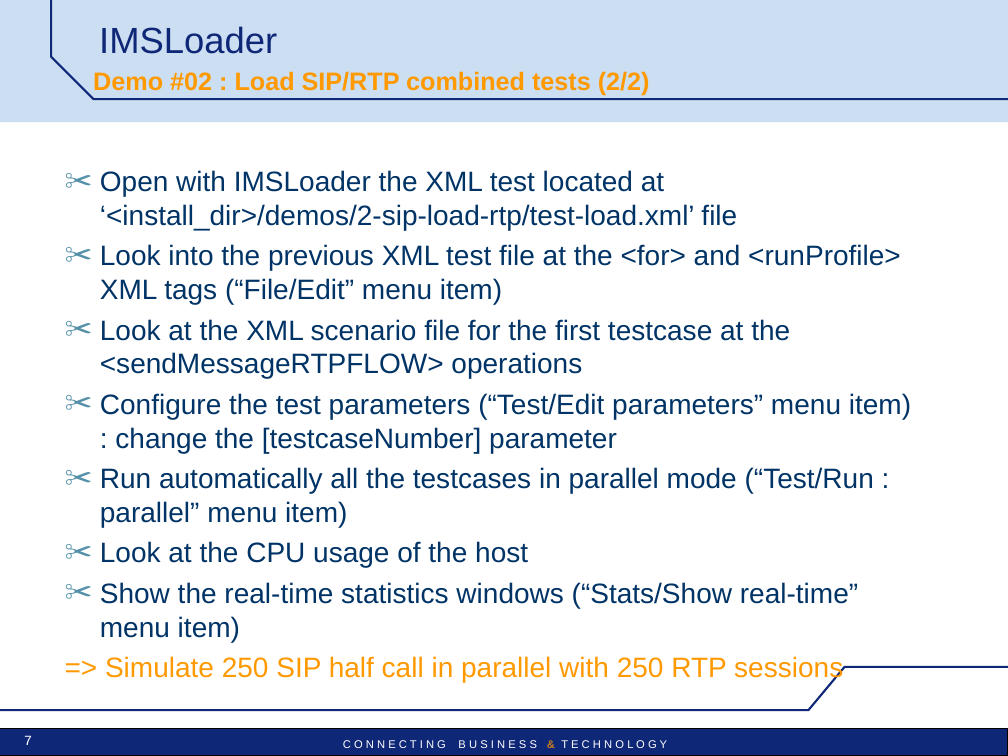
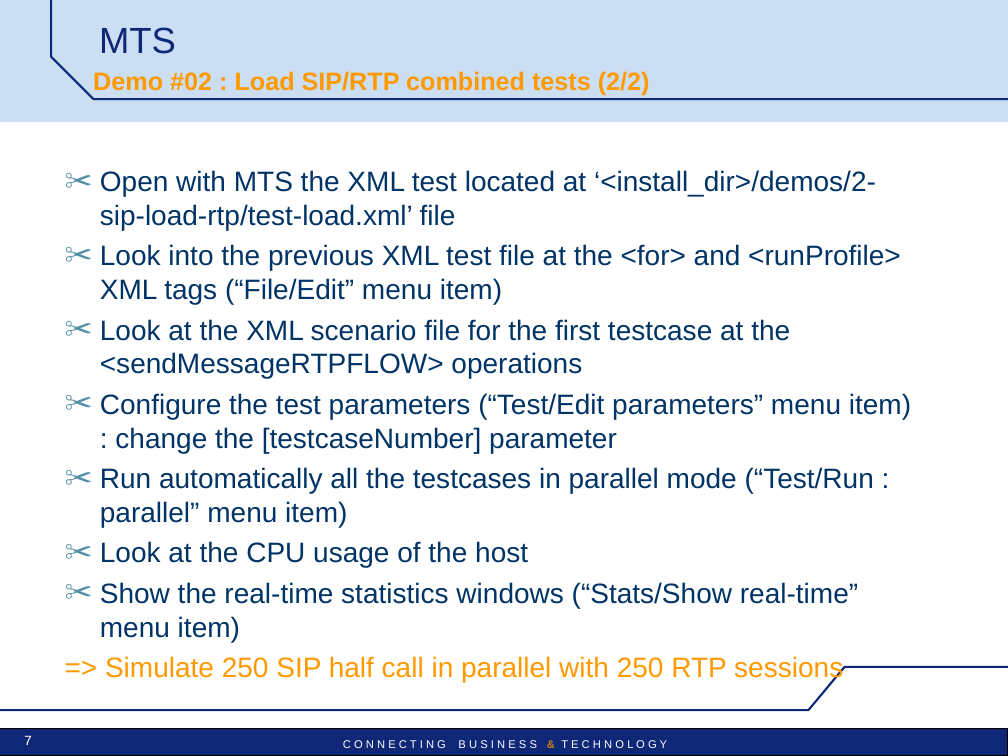
Before and after one commit to satishghiwari/mts-project, a slide deck: slide 7 of mts/src/main/doc/MTS-Pres-demos.ppt. Drawn at 1008x756 pixels with LibreOffice and Linux fonts; fonts in the diff are those of the drawing; background and template pictures are left out. Boxes give left, top, right and bottom in pixels: in the first picture for what was removed or moved away, otherwise in the second. Text is boxed around its words. In the diff, an @@ line names an element or a change of style, - is before the commit and + after.

```diff
--- a/mts/src/main/doc/MTS-Pres-demos.ppt
+++ b/mts/src/main/doc/MTS-Pres-demos.ppt
@@ title at [99,27,176,54]: text changed @@
-IMSLoader
+MTS
@@ text at [100,170,876,230]: text changed @@
-✂ Open with IMSLoader the XML test located at ‘<install_dir>/demos/2-sip-load-rtp/test-load.xml’ file
+✂ Open with MTS the XML test located at ‘<install_dir>/demos/2-sip-load-rtp/test-load.xml’ file
```
Also in this commit, not shown: 24 other slides changed, 35 other files.
